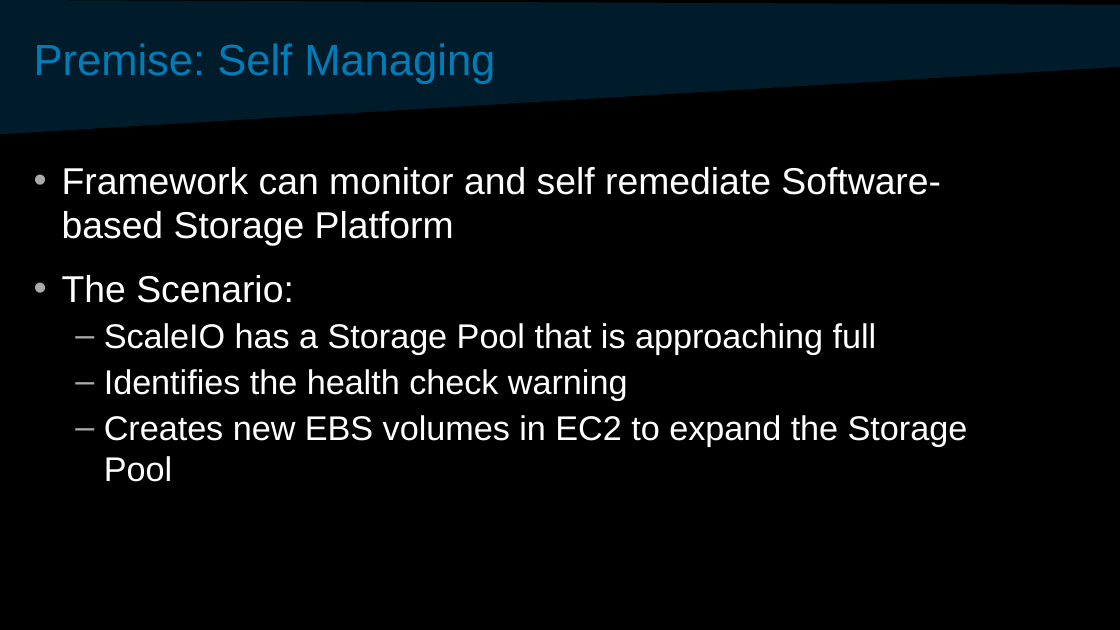
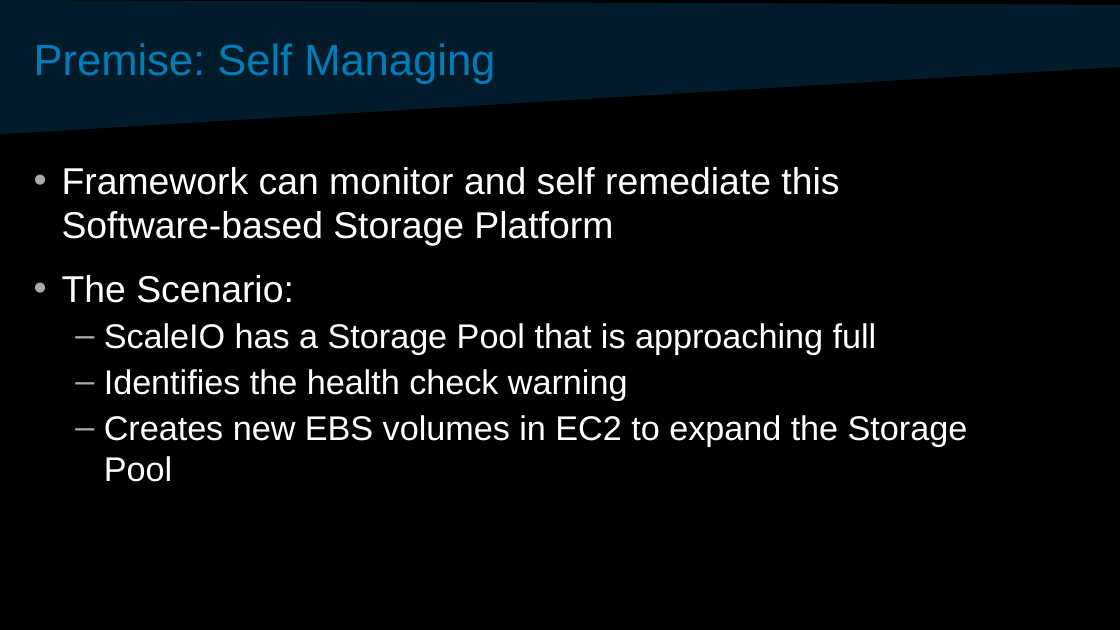
Before and after one commit to davidvonthenen/proposals, a slide deck: slide 28 of 2017_SCALE15/SCaLE-ConSchedAndSDSChangeCloud.pptx. Drawn at 1120x630 pixels with LibreOffice and Linux fonts; fonts in the diff are those of the drawing; background and template pictures are left out. Boxes give left, top, right and bottom in pixels: in the first picture for what was removed or moved away, otherwise in the second. Text is boxed around its words. In the diff, an @@ line names an element or a change of style, - is before the commit and + after.

```diff
--- a/2017_SCALE15/SCaLE-ConSchedAndSDSChangeCloud.pptx
+++ b/2017_SCALE15/SCaLE-ConSchedAndSDSChangeCloud.pptx
@@ text at box(62, 167, 839, 246): text changed @@
-• Framework can monitor and self remediate Software-based Storage Platform
+• Framework can monitor and self remediate this Software-based Storage Platform
```
Also in this commit, not shown: 1 other slide changed, 1 other file.
